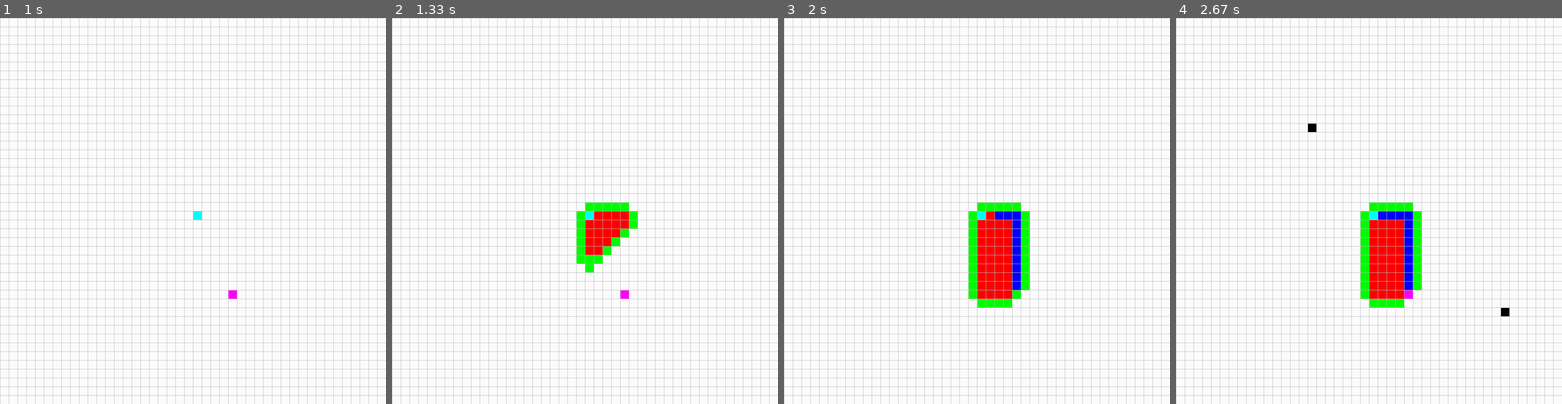
Above: before the commit, frames 1-4 (left to right).
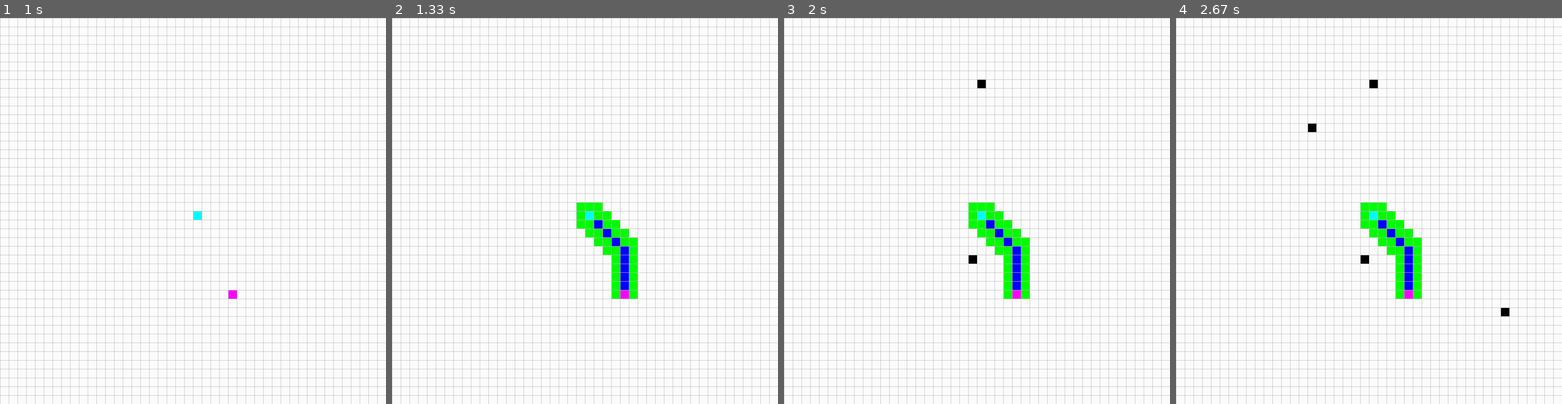
Above: after the commit, the same moments.

Repository: nnilf/A-star-search-algorithm
Game: pygame game, started from A_star_algorithm_pygame.py
Same seed, same stepped clock (60 frames per second), same inputs: the game is played once before the commit and once after it.
Inputs (mouse positions are in pixels of both pictures, inside the frame that each line leads up to):
- Up to frame 1 (1 s): click (193, 211) at 0.38 s; click (231, 295) at 0.72 s
- Up to frame 2 (1.33 s): tap Space at 1 s
- Up to frame 3 (2 s): click (984, 79) at 1.38 s; click (977, 257) at 1.72 s
- Up to frame 4 (2.67 s): click (1314, 129) at 2.05 s; click (1504, 311) at 2.38 s

Frame 1 is identical in both runs. In frame 2, 2.6% of the frame differs, in the area x 47-64%, y 47-73%; in frame 3, 3.3%, in the area x 47-64%, y 16-75%; in frame 4, 3.3%.

Commit message:
Added 8-dimension/diagnol movement

Diff:
--- a/A_star_algorithm_pygame.py
+++ b/A_star_algorithm_pygame.py
@@ -1,6 +1,7 @@
 import numpy as np
 from queue import PriorityQueue
 import pygame
+import math
 
 # intialise Pygame
 pygame.init()
@@ -82,7 +83,7 @@
         """
         self._children = []  # Reset children
 
-        directions = [(1,0), (-1,0), (0,1), (0,-1)]
+        directions = [(1,0), (-1,0), (0,1), (0,-1), (-1,-1), (1,-1), (1,1), (-1,1)]
         for dx, dy in directions:
             nx, ny = self._x + dx, self._y + dy
             if 0 <= nx < grid_size and 0 <= ny < grid_size and not grid[nx][ny].is_barrier():
@@ -110,7 +111,7 @@
     """
     node_x, node_y = node
     end_x, end_y = end
-    return (abs(node_x - end_x) + abs(node_y - end_y))
+    return math.sqrt((node_x - end_x) ** 2 + (node_y - end_y) ** 2)
 
 
 def create_grid(grid_size, width):
